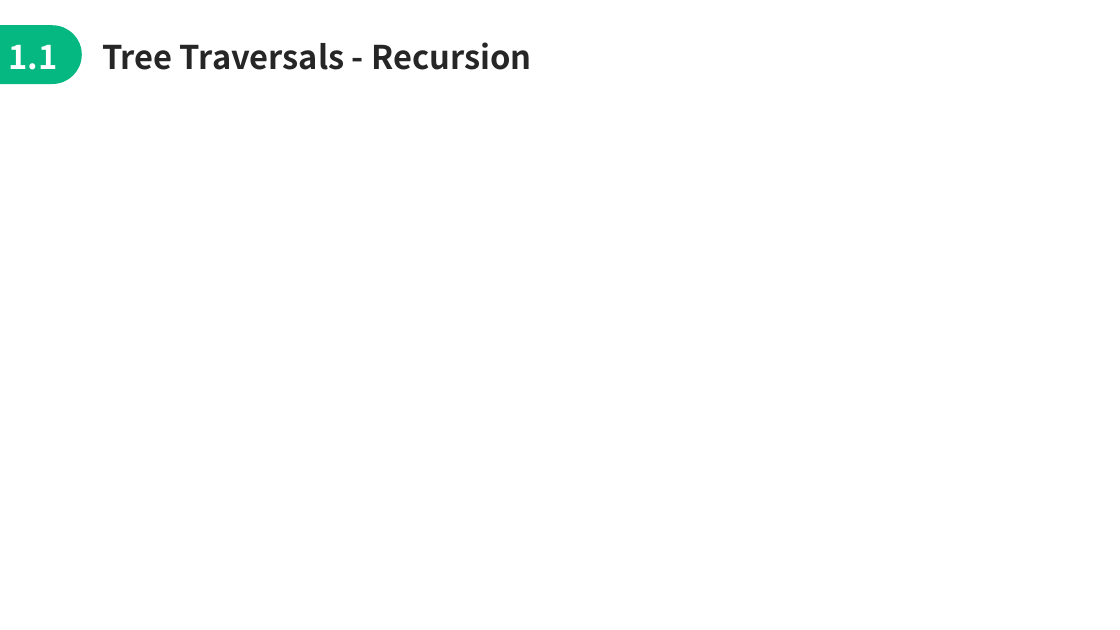
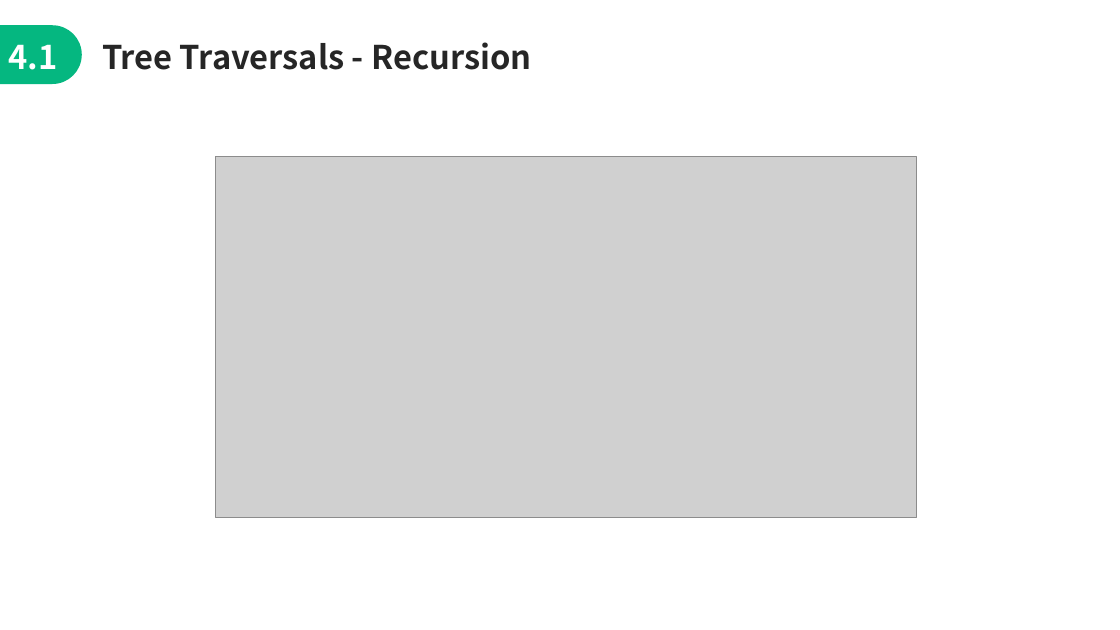
Before and after one commit to jimmyyih518/DSA2022Fall, a slide deck: slide 25 of week5/week5_slides.pptx (slide 13 before the commit). Drawn at 1120x630 pixels with LibreOffice and Linux fonts; fonts in the diff are those of the drawing; grey boxes stand for pictures. Boxes give left, top, right and bottom in pixels: in the first picture for what was removed or moved away, otherwise in the second. Text is boxed around its words. In the diff, an @@ line names an element or a change of style, - is before the commit and + after.

```diff
--- a/week5/week5_slides.pptx
+++ b/week5/week5_slides.pptx
@@ text at (8, 44, 57, 70): text changed @@
-1.1
+4.1
@@ picture added at (216, 157, 917, 518) @@
```
Also in this commit, not shown: 6 other slides changed, 15 slides added, 4 slides removed, 8 other files.
